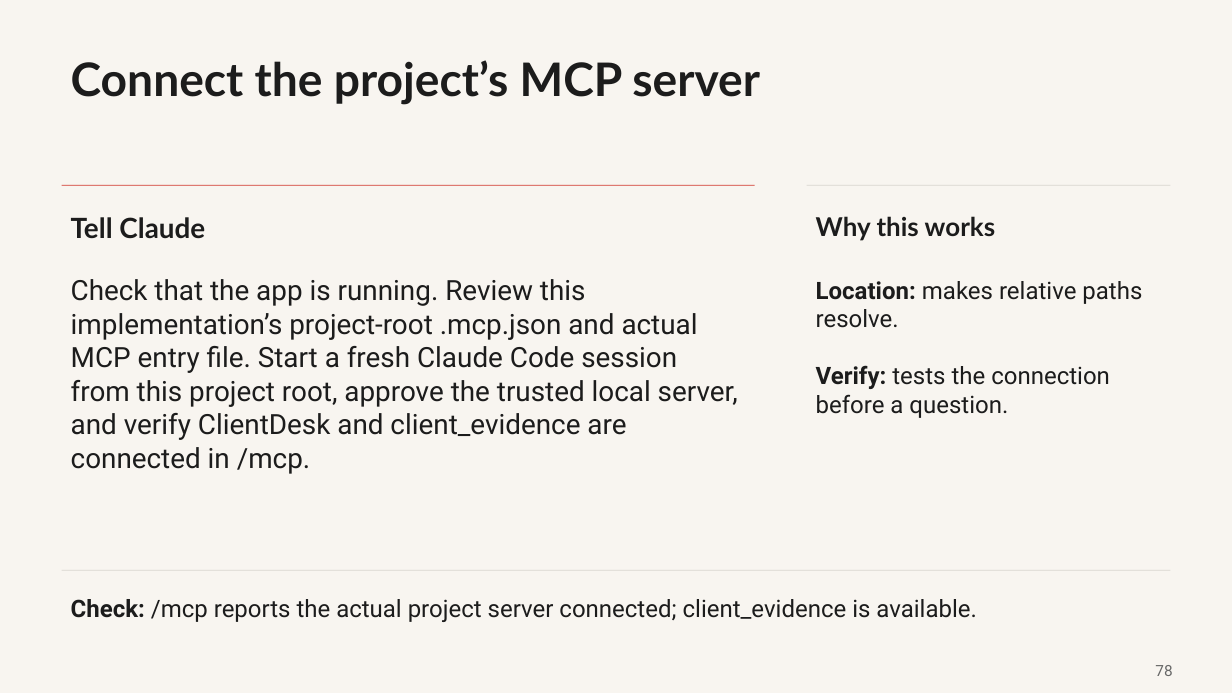
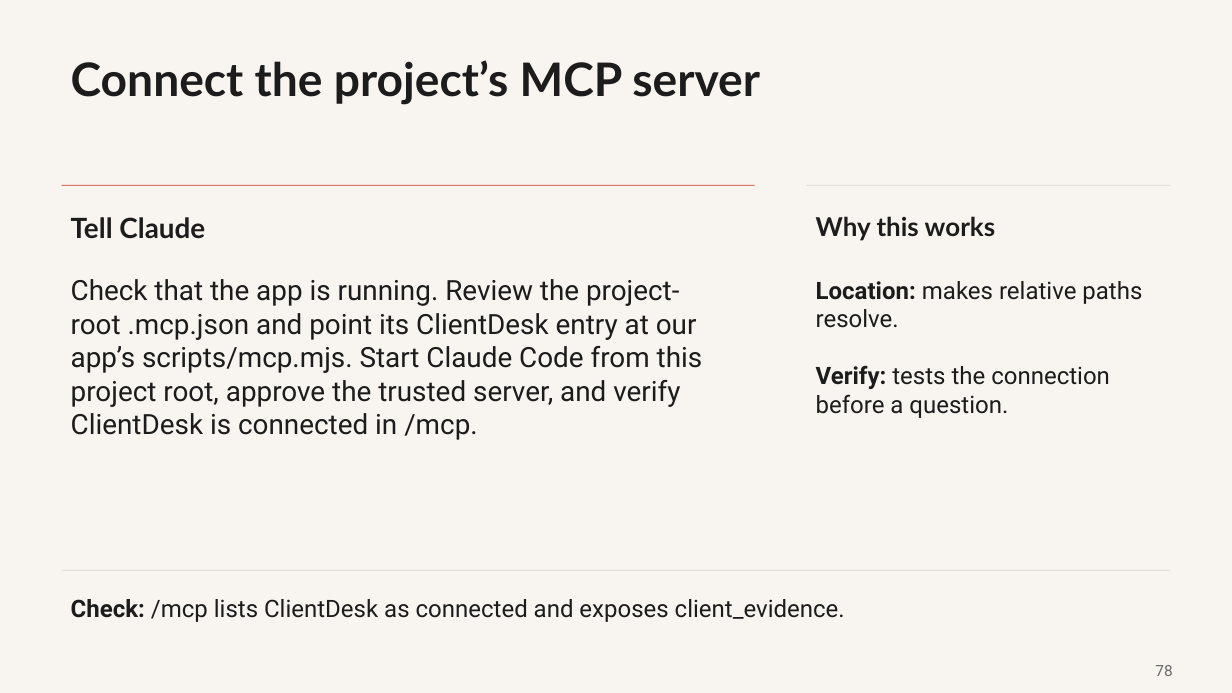
Before and after one commit to promptadvisers/claude-code-next-steps, a slide deck: slide 78 of slides/ClientDesk_Course_End_to_End.pptx. Drawn at 1232x693 pixels with LibreOffice and Linux fonts; fonts in the diff are those of the drawing. Boxes give left, top, right and bottom in pixels: in the first picture for what was removed or moved away, otherwise in the second. Text is boxed around its words. In the diff, an @@ line names an element or a change of style, - is before the commit and + after.

```diff
--- a/slides/ClientDesk_Course_End_to_End.pptx
+++ b/slides/ClientDesk_Course_End_to_End.pptx
@@ text at box(71, 279, 703, 440): text changed @@
-Check that the app is running. Review this implementation’s project-root .mcp.json and actual MCP entry file. Start a fresh Claude Code session from this project root, approve the trusted local server, and verify ClientDesk and client_evidence are connected in /mcp.
+Check that the app is running. Review the project-root .mcp.json and point its ClientDesk entry at our app’s scripts/mcp.mjs. Start Claude Code from this project root, approve the trusted server, and verify ClientDesk is connected in /mcp.
@@ text at box(71, 599, 845, 622): text changed @@
-Check: /mcp reports the actual project server connected; client_evidence is available.
+Check: /mcp lists ClientDesk as connected and exposes client_evidence.
```
Also in this commit, not shown: 11 other slides changed, 3 other files.
